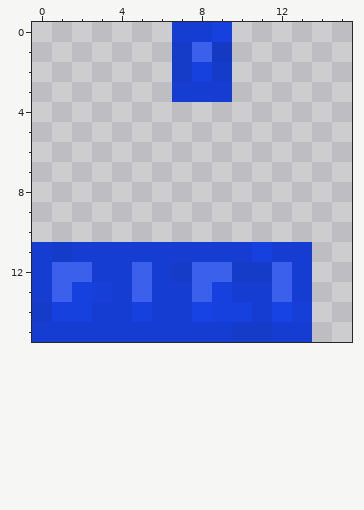
Pixel-art sprite -- src/main/resources/assets/aether/textures/models/accessory/gloves/neptune_gloves_slim_accessory.png. Above: the version before the commit.
The file is 16x16 pixels. Colours within 5 levels of each other are drawn and written as one.
The result:
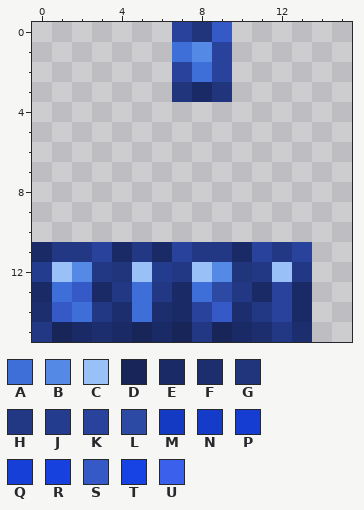
Palette (. is transparent): A #3e6fd8  B #548ae6  C #99c0f7  D #172559  E #1a2a66  F #1c2e6e  G #21357d  H #223885  J #243c8d  K #29439c  L #2c49a4  M #1439c2  N #153bc9  P #153dd1  Q #163fd7  R #1741de  S #3559c6  T #1743e5  U #3b60eb
Log entry: neptune armor and chainmail gloves
The edit:
Changed rows in their new state; - is an unchanged pixel.
first column x 7:
 0 KGS
 1 ABK
 2 KAK
 3 GEG
first column x 0:
11 EHHKEHEKHHEKHK
12 JCBHGCJHCBGHCH
13 EASEHAHEALHEKE
14 FSAHFAFEKSFHKE
15 HDEFEDEDHDEFHF
Pixel boxes of the changes (left, top, right, bottom) in both pictures:
changed: (172, 22, 232, 102)
changed: (32, 242, 312, 342)
